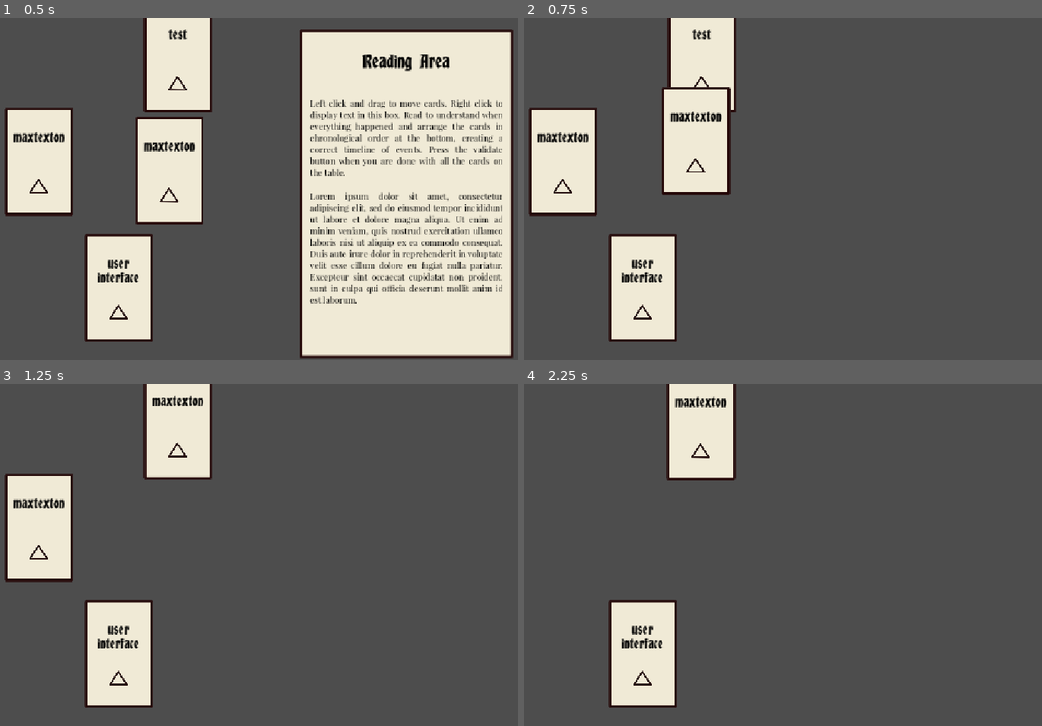
Above: before the commit, frames 1-4 (two rows, left to right).
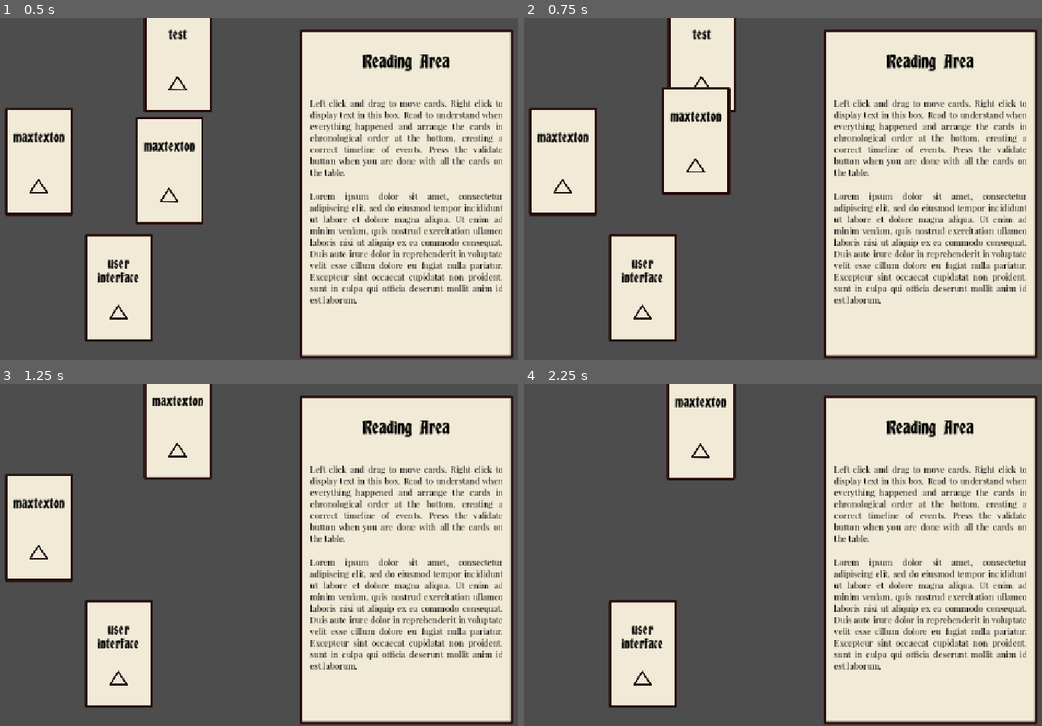
Above: after the commit, the same moments.

Repository: Ytlander/timeline-stories
Game: Godot game, scene res://Scenes/main.tscn
Two runs of this game, one before a commit and one after it. Both use one fixed random seed, a clock stepped at 60 frames per second and the inputs below.
Inputs (mouse positions are in pixels of both pictures, inside the frame that each line leads up to):
- Up to frame 1 (0.5 s): no input
- Up to frame 2 (0.75 s): tap Enter (ui_accept) at 0.5 s; drag from (694, 168) to (700, 59) at 0.52 s
- Up to frame 3 (1.25 s): no input
- Up to frame 4 (2.25 s): tap Enter (ui_accept) at 1.25, 2 s; drag from (560, 527) to (700, 425) at 1.27 s; move the mouse to (700, 425) at 2.02 s; press the mouse at (700, 425) at 2.03 s

Frame 1 is identical in both runs. In frame 2, 39% of the frame differs, in the area x 57-100%, y 3-100%; in frame 3, 39%; in frame 4, 39%.

Commit message:
cleanup
Deleted unused code

Diff:
--- a/Scenes/event_text_controller.tscn
+++ b/Scenes/event_text_controller.tscn
@@ -1,8 +1,7 @@
-[gd_scene load_steps=5 format=3 uid="uid://ddyng28usspt6"]
+[gd_scene load_steps=4 format=3 uid="uid://ddyng28usspt6"]
 
 [ext_resource type="Script" uid="uid://cams1j3yq3vv3" path="res://Scripts/event_text_controller.gd" id="1_6a6rj"]
 [ext_resource type="Theme" uid="uid://gtweqjsmt5k" path="res://default_ui_theme.tres" id="1_wgij7"]
-[ext_resource type="Script" uid="uid://c8dbb4t4hwrdv" path="res://Scripts/event_text.gd" id="2_6a6rj"]
 [ext_resource type="FontFile" uid="uid://bk45soa0k4vp7" path="res://Assets/Fonts/PlayfairDisplay-Regular.ttf" id="3_fnanm"]
 
 [node name="EventTextController" type="Control"]
@@ -32,7 +31,6 @@
 grow_horizontal = 0
 grow_vertical = 2
 theme = ExtResource("1_wgij7")
-script = ExtResource("2_6a6rj")
 
 [node name="MarginContainer" type="MarginContainer" parent="EventText"]
 layout_mode = 2
--- a/Scripts/event_text.gd
+++ /dev/null
@@ -1,8 +0,0 @@
-extends PanelContainer
-
-func _input(event):
-	if Input.is_action_just_pressed("ui_accept"):
-		if self.visible == false:
-			self.visible = true
-		else:
-			self.visible = false
--- a/Scripts/event_text_controller.gd
+++ b/Scripts/event_text_controller.gd
@@ -4,33 +4,15 @@
 @onready var text = $EventText/MarginContainer/VBoxContainer/Text
 @onready var event_text = $EventText
 
-#Uncomment all lines using the slide in and slide out variables to see a non functioning slide effect
-#@export var slide_in: bool = false
-#var slide_out: bool = false
-#@export var speed = 900
 
 func _ready():
 	EventBus.connect("display_text", _on_display_text)
 	EventBus.connect("close_textbox", _on_close_textbox)
 
-#func _process(delta):
-	#if slide_in:
-		#position.x -= speed * delta
-		#if position.x <= 900:
-			#slide_in = false
-	#
-	#if slide_out:
-		#position.move_toward(Vector2.RIGHT, 30 * delta)
-		#position.x += speed * delta
-		#if position.x >= 1400:
-			#slide_out = false
-
 func _on_display_text(card):
-	#slide_in = true
 	self.visible = true
 	self.header.text = card.card_header.text
 	#Inject text body here when that is implemented on card
 
 func _on_close_textbox():
 	self.visible = false
-	#slide_out = true
--- a/Scripts/story_card_old.gd
+++ /dev/null
@@ -1,47 +0,0 @@
-extends Node2D
-
-@export var click_to_drop: bool = false
-
-@export var selected: bool = false
-var lerp_speed: int = 25
-
-func _on_input_event(viewport, event, shape_idx):
-	if Input.is_action_just_pressed("left_click"):
-		select_and_deselect()
-
-	#Click to pick up, click to drop
-	#if click_to_drop:
-		#if Input.is_action_just_pressed("left_click"):
-			#if selected == false:
-				#selected = true
-			#elif selected == true:
-				#selected = false
-	#Click and hold to drag and and release to drop
-	#if click_to_drop == false:
-		#if Input.is_action_pressed("left_click"):
-			#selected = true
-
-func select_and_deselect():
-	if click_to_drop:
-		if click_to_drop:
-			if selected:
-				selected = false
-			else:
-				for node in get_tree().get_nodes_in_group("story_card"):
-					node.selected = false
-
-				self.selected = true
-
-	if !click_to_drop:
-		for node in get_tree().get_nodes_in_group("story_card"):
-			node.selected = false
-
-		self.selected = true
-
-func _physics_process(delta):
-	if selected:
-		self.global_position = lerp(self.global_position, get_global_mouse_position(), lerp_speed * delta)
-		#Click and hold functionality
-		if click_to_drop == false:
-			if Input.is_action_just_released("left_click"):
-				selected = false
Not shown, removed: Scripts/event_text.gd.uid
Not shown, removed: Scripts/story_card_old.gd.uid
